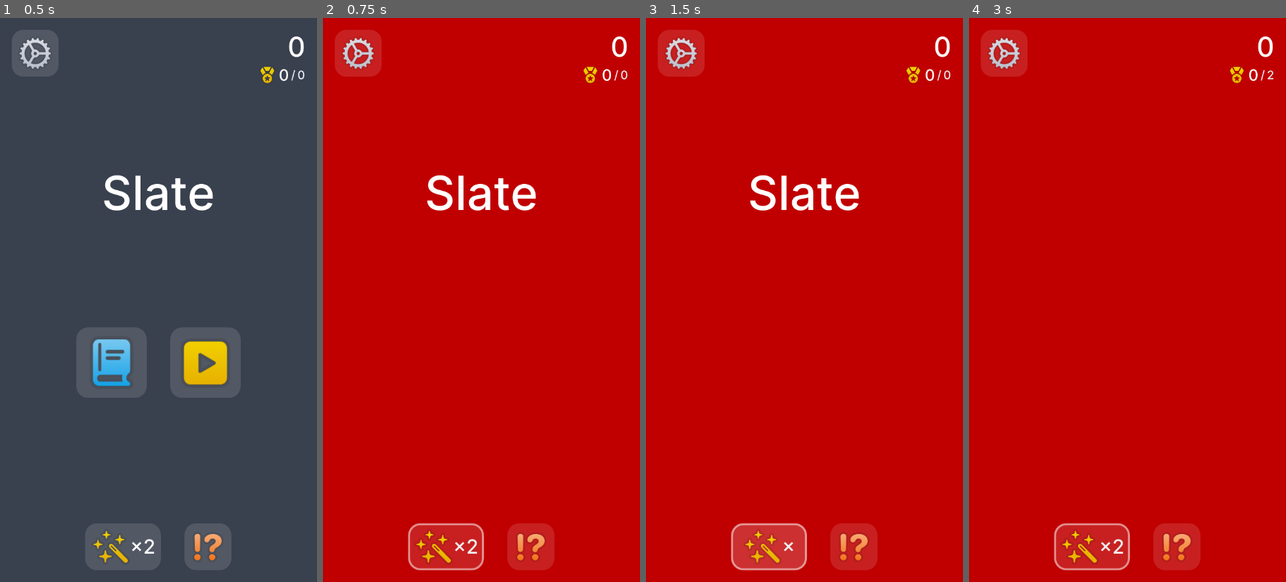
Above: before the commit, frames 1-4 (left to right).
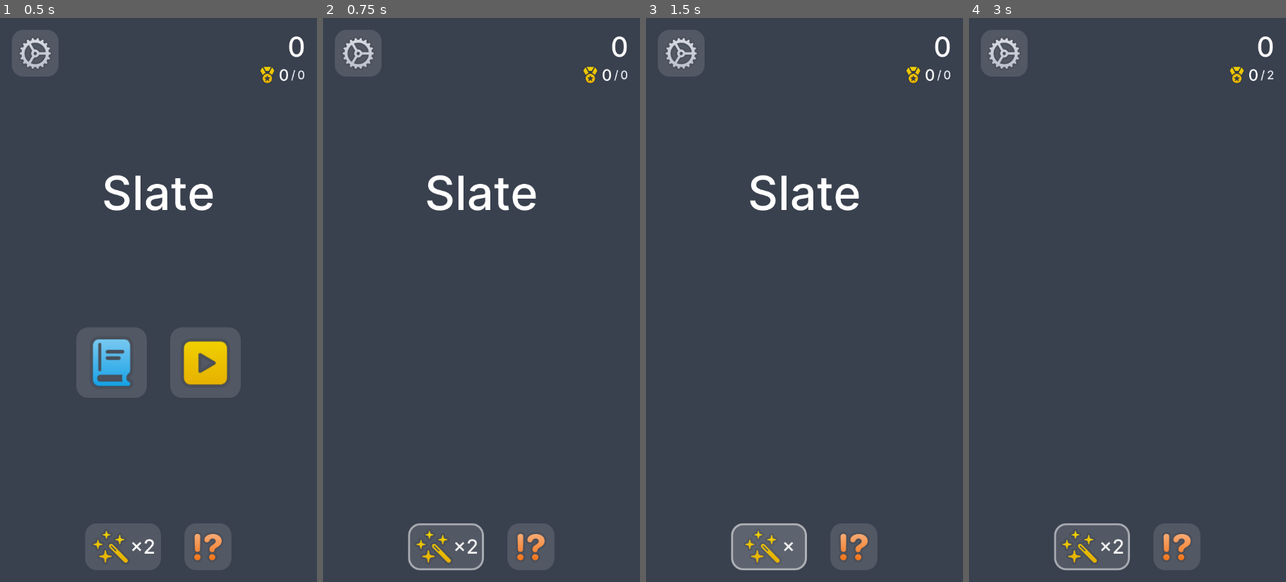
Above: after the commit, the same moments.

Repository: xtiandiaz/lexi
Game: Godot game, scene res://scenes/lexicon.tscn
Same seed, same stepped clock (60 frames per second), same inputs: the game is played once before the commit and once after it.
Inputs (mouse positions are in pixels of both pictures, inside the frame that each line leads up to):
- Up to frame 1 (0.5 s): no input
- Up to frame 2 (0.75 s): click (529, 362) at 0.5 s
- Up to frame 3 (1.5 s): click "×2" at 1.25 s
- Up to frame 4 (3 s): click (1178, 548) at 2 s; click (1175, 333) at 2.75 s

Frame 1 is identical in both runs. In frame 2, 99% of the frame differs, in the area x 0-100%, y 0-100%; in frame 3, 99%; in frame 4, 99%.
Error in both runs: Attempt to call function 'get_as_text' in base 'null instance' on a null instance. (res://scripts/lexicon.gd:55)

Commit message:
revert look and feel back prior to no-caching test. It did work

Diff:
--- a/godot/scripts/lexicon.gd
+++ b/godot/scripts/lexicon.gd
@@ -67,7 +67,7 @@
 
 
 func _reset() -> void:
-	background.color = Color.RED
+	background.color = Cosmetics.DARK_GRAY_COLOR
 	continuation_container.visible = false
 	_clue_count_used_in_current_word = 0
 
Not shown, changed: godot/builds/web/index.html
Not shown, changed: godot/builds/web/index.pck
